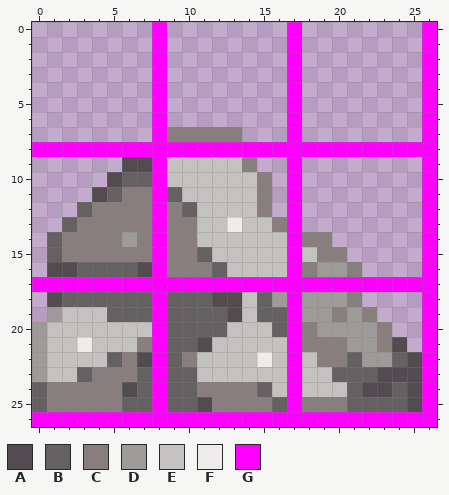
Two versions of one pixel-art sprite, Tiles/Ambient/BigRock4.png. The first picture shows the starting point.
The file is 54x54 pixels, drawn in blocks of 2x2; one block is one cell here.
Palette (. is transparent): A #524c51  B #656162  C #877e7d  D #9e9a99  E #c3c2c0  F #eeedec  G #ff00ff
Pixels before, first column x 0:
 0 ........G........G........G
 1 ........G........G........G
 2 ........G........G........G
 3 ........G........G........G
 4 ........G........G........G
 5 ........G........G........G
 6 ........G........G........G
 7 ........GCCCCC...G........G
 8 GGGGGGGGGGGGGGGGGGGGGGGGGGG
 9 ......AAGEEEEEC..G........G
10 .....ABBGEEEEEEC.G........G
11 ....ABCCGBEEEEEC.G........G
12 ...BCCCCGCBEEEEC.G........G
13 ..BCCCCCGCCEEFEECG........G
14 .BCCCCDCGCCEEEEEEGCC......G
15 .BCCCCCCGCCBEEEEEGECC.....G
16 .AABBBBAGCCCBEEEEGCDDC....G
17 GGGGGGGGGGGGGGGGGGGGGGGGGGG
18 .ABBBBBBGBBBAAEBDGDDDC....G
19 .DEEEBBBGBBBBAEBBGDDCDC...G
20 DEEEEEEEGBBBBEEEBGCDDDDC..G
21 DEEFEEECGBBAEEEEEGCCCDDCA.G
22 DEEEEBCAGBCEEEEFEGECCBDDBAG
23 DEEBCCCBGBBEEEEEEGEEBBBAAAG
24 BCCCCCABGBBCCCCBEGEEEBAABAG
25 BCCCCCBBGBBACCCCBGCCCBBBBAG
26 GGGGGGGGGGGGGGGGGGGGGGGGGGG
The result:
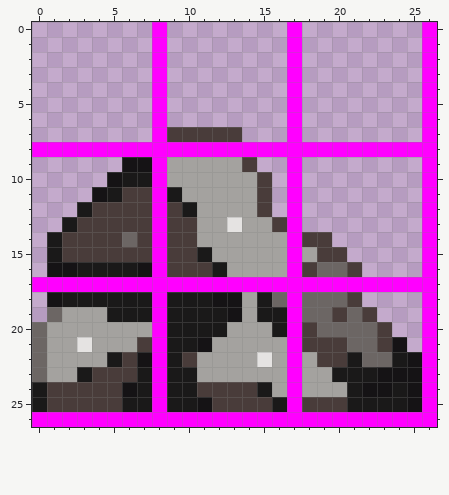
Difference:
Colour A changes from #524c51 to #151315.
Colour B changes from #656162 to #1a1919.
Colour C changes from #877e7d to #493c3a.
Colour D changes from #9e9a99 to #6c6664.
Colour E changes from #c3c2c0 to #a4a29f.
Colour F changes from #eeedec to #e5e3e2.
Where, in picture pixels (left, top, right, bottom), the same in both pictures:
changed: (32, 127, 422, 412)
